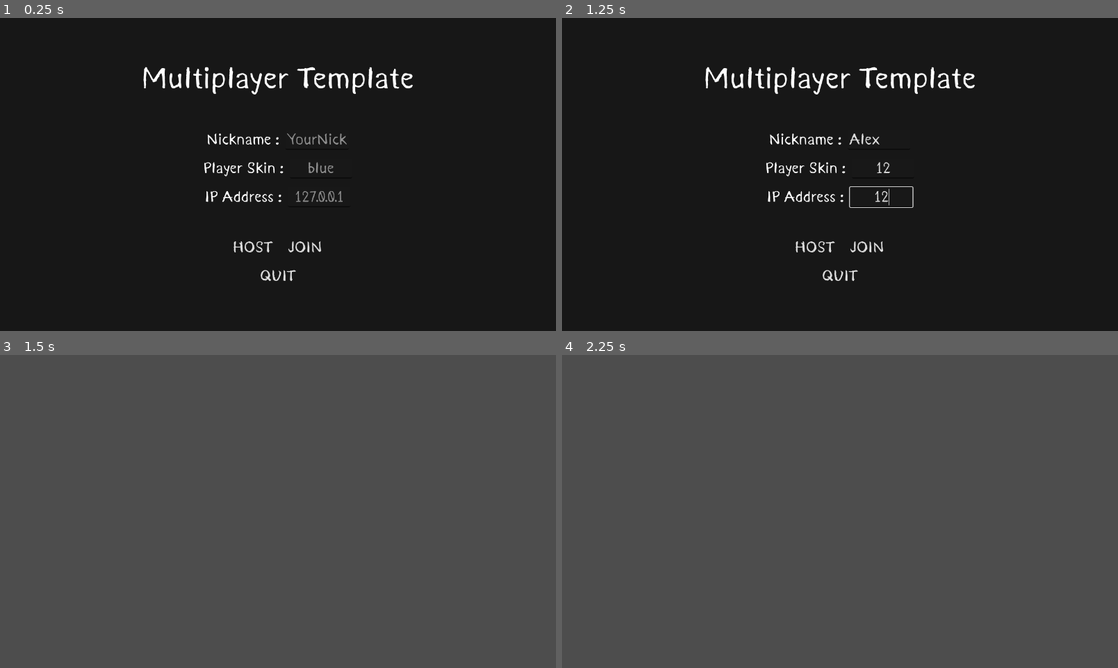
Above: before the commit, frames 1-4 (two rows, left to right).
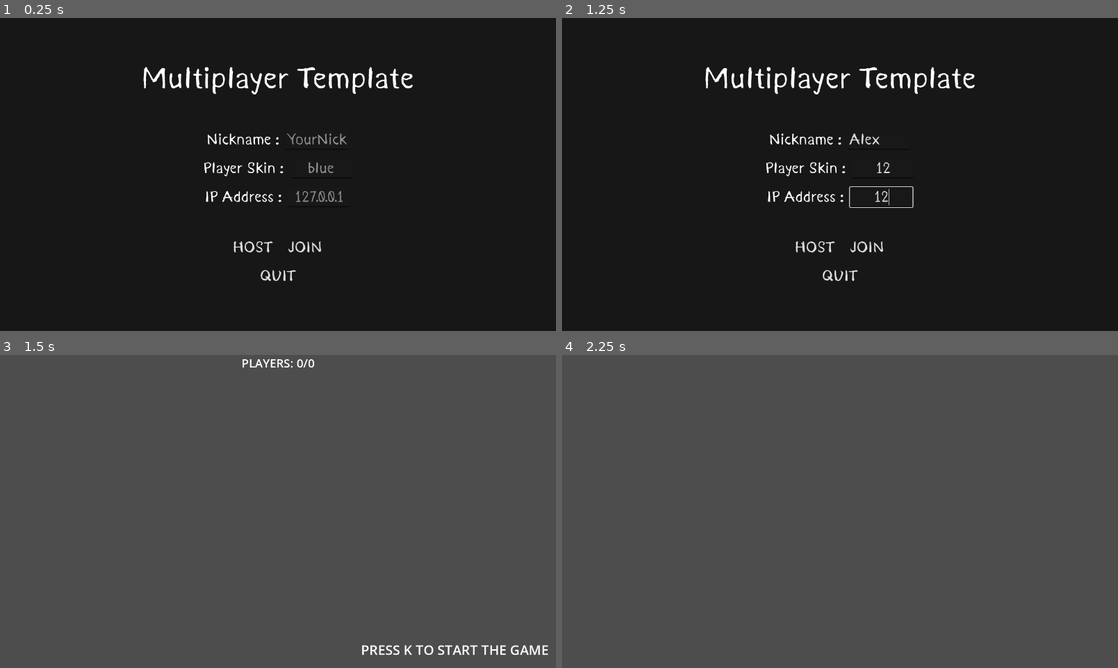
Above: after the commit, the same moments.

Repository: EnesHad/KOTH_VSS
Game: Godot game, scene res://scenes/level/level.tscn
Two runs of this game, one before a commit and one after it. Both use one fixed random seed, a clock stepped at 60 frames per second and the inputs below.
Inputs (mouse positions are in pixels of both pictures, inside the frame that each line leads up to):
- Up to frame 1 (0.25 s): no input
- Up to frame 2 (1.25 s): click (878, 140) at 0.52 s; type "Alex" at 0.6 s; click (884, 168) at 0.75 s; type "12" at 0.83 s; click (878, 196) at 0.98 s; type "12" at 1.07 s
- Up to frame 3 (1.5 s): click "HOST" at 1.25 s
- Up to frame 4 (2.25 s): tap K (start_game, bound only after the commit) at 2 s; move the mouse to (962, 495) at 2.02 s; hold D (move_right) from 2.03 s (still down); hold Shift (shift) from 2.03 s (still down); click (962, 495) at 2.17 s

Frames 1-2 are identical in both runs. In frame 3, 0.6% of the frame differs, in the area x 43-99%, y 1-96%; in frame 4, nothing differs.

Commit message:
Dodal UI za lobby in še par stvari

Diff:
--- a/project.godot
+++ b/project.godot
@@ -74,6 +74,11 @@
 "events": [Object(InputEventKey,"resource_local_to_scene":false,"resource_name":"","device":-1,"window_id":0,"alt_press …(191 unchanged characters)…
 ]
 }
+start_game={
+"deadzone": 0.2,
+"events": [Object(InputEventKey,"resource_local_to_scene":false,"resource_name":"","device":-1,"window_id":0,"alt_pressed":false,"shift_pressed":false,"ctrl_pressed":false,"meta_pressed":false,"pressed":false,"keycode":0,"physical_keycode":75,"key_label":0,"unicode":107,"location":0,"echo":false,"script":null)
+]
+}
 
 [layer_names]
 
--- a/scenes/level/level.tscn
+++ b/scenes/level/level.tscn
@@ -6,6 +6,7 @@
 [ext_resource type="PackedScene" uid="uid://ccencq0lcd3ph" path="res://scenes/ui/multiplayer_chat_ui.tscn" id="5_x9g3h"]
 [ext_resource type="PackedScene" uid="uid://c75sb7j0tipx0" path="res://scenes/Music/sound_manager.tscn" id="6_vpf64"]
 [ext_resource type="PackedScene" uid="uid://bx7mq8t8hjn7q" path="res://scenes/ui/main_menu_ui.tscn" id="6_x9g3h"]
+[ext_resource type="PackedScene" uid="uid://csc5dlximxjn7" path="res://scenes/ui/lobby_ui.tscn" id="7_wcngd"]
 
 [sub_resource type="PlaneMesh" id="PlaneMesh_r5xs5"]
 size = Vector2(90, 90)
@@ -16,8 +17,23 @@
 [sub_resource type="BoxShape3D" id="BoxShape3D_x3h1o"]
 size = Vector3(90, 0.05, 90)
 
+[sub_resource type="ProceduralSkyMaterial" id="ProceduralSkyMaterial_wcngd"]
+sky_top_color = Color(0.46442527, 0.46797276, 0.15201652, 1)
+sky_horizon_color = Color(0.6997993, 0.6677214, 0.33881256, 1)
+ground_bottom_color = Color(0.69803923, 0.10980392, 0.003921569, 1)
+ground_horizon_color = Color(0.8392157, 0.8784314, 0.3647059, 1)
+
+[sub_resource type="Sky" id="Sky_xv074"]
+sky_material = SubResource("ProceduralSkyMaterial_wcngd")
+
 [sub_resource type="Environment" id="Environment_qb4jd"]
-fog_enabled = true
+background_mode = 2
+sky = SubResource("Sky_xv074")
+
+[sub_resource type="BoxMesh" id="BoxMesh_wcngd"]
+
+[sub_resource type="BoxShape3D" id="BoxShape3D_xv074"]
+size = Vector3(0.991333, 1, 0.9946289)
 
 [node name="Level" type="Node3D"]
 script = ExtResource("1_e1sh7")
@@ -43,7 +59,24 @@
 shadow_enabled = true
 shadow_blur = 0.5
 
+[node name="SIGN" type="StaticBody3D" parent="Environment"]
+transform = Transform3D(1, 0, 0, 0, 1, 0, 0, 0, 1, 0, 0.42746484, -0.116693735)
+
+[node name="MeshInstance3D" type="MeshInstance3D" parent="Environment/SIGN"]
+transform = Transform3D(-0.044502247, 0, -4.998762, 0, 4.9999995, 0, 1.9995047, 0, -0.11125561, -3.5204368, 2.0202188, 16.48149)
+mesh = SubResource("BoxMesh_wcngd")
+
+[node name="CollisionShape3D" type="CollisionShape3D" parent="Environment/SIGN"]
+transform = Transform3D(1, 0, 0, 0, 1, 0, 0, 0, 1, -0.002380371, 0, 0.0026855469)
+shape = SubResource("BoxShape3D_xv074")
+
+[node name="Label3D" type="Label3D" parent="Environment/SIGN"]
+transform = Transform3D(1, 0, 0, 0, 1, 0, 0, 0, 1, -3.6837304, 1.6116306, 15.707033)
+
 [node name="PlayersContainer" type="Node3D" parent="."]
+
+[node name="lobby_ui" parent="." instance=ExtResource("7_wcngd")]
+z_index = -1
 
 [node name="MainMenuUI" parent="." instance=ExtResource("6_x9g3h")]
 visible = false
--- /dev/null
+++ b/scenes/ui/lobby_ui.tscn
@@ -0,0 +1,41 @@
+[gd_scene load_steps=2 format=3 uid="uid://csc5dlximxjn7"]
+
+[ext_resource type="Script" uid="uid://itoc3rgbnqy5" path="res://scripts/lobby_ui.gd" id="1_t04ke"]
+
+[node name="lobby_ui" type="Control"]
+layout_mode = 3
+anchors_preset = 15
+anchor_right = 1.0
+anchor_bottom = 1.0
+grow_horizontal = 2
+grow_vertical = 2
+mouse_filter = 2
+script = ExtResource("1_t04ke")
+
+[node name="PlayersCount" type="Label" parent="."]
+layout_mode = 1
+anchors_preset = 5
+anchor_left = 0.5
+anchor_right = 0.5
+offset_left = -84.0
+offset_right = 84.0
+offset_bottom = 37.0
+grow_horizontal = 2
+theme_override_font_sizes/font_size = 27
+text = "PLAYERS: 0/0"
+
+[node name="StartLabel" type="Label" parent="."]
+layout_mode = 1
+anchors_preset = 8
+anchor_left = 0.5
+anchor_top = 0.5
+anchor_right = 0.5
+anchor_bottom = 0.5
+offset_left = 191.0
+offset_top = 296.0
+offset_right = 623.0
+offset_bottom = 340.0
+grow_horizontal = 2
+grow_vertical = 2
+theme_override_font_sizes/font_size = 31
+text = "PRESS K TO START THE GAME"
--- a/scripts/level.gd
+++ b/scripts/level.gd
@@ -9,6 +9,7 @@
 
 var chat_visible = false
 var inventory_visible = false
+var player_count := 0
 
 func _ready():
 	$SoundManager/In_game_music.play()
@@ -42,6 +43,7 @@
 func _on_host_pressed(nickname: String, skin: String):
 	main_menu.hide_menu()
 	Network.start_host(nickname, skin)
+	$lobby_ui/StartLabel.show()
 
 func _on_join_pressed(nickname: String, skin: String, address: String):
 	main_menu.hide_menu()
@@ -65,6 +67,9 @@
 	var skin_enum = player_info["skin"]
 	player.set_player_skin(skin_enum)
 
+	player_count += 1
+	rpc("_sync_player_count", player_count)
+
 func get_spawn_point() -> Vector3:
 	var spawn_point = Vector2.from_angle(randf() * 2 * PI) * 10 # spawn radius
 	return Vector3(spawn_point.x, 0, spawn_point.y)
@@ -72,6 +77,10 @@
 func _remove_player(id):
 	if not multiplayer.is_server() or not players_container.has_node(str(id)):
 		return
+
+	player_count -= 1
+	rpc("_sync_player_count", player_count)
+
 	var player_node = players_container.get_node(str(id))
 	if player_node:
 		player_node.queue_free()
@@ -180,3 +189,10 @@
 		print("=====================")
 	else:
 		print("No inventory found for local player")
+
+@rpc("any_peer", "call_local")
+func _sync_player_count(count: int):
+	player_count = count
+	# Access the UI node and update the label
+	var ui = $lobby_ui  # ⚠️ replace with the real path!
+	ui.update_player_count(count)
--- /dev/null
+++ b/scripts/lobby_ui.gd
@@ -0,0 +1,25 @@
+extends Control
+
+@onready var players_count: Label = $PlayersCount
+@onready var time_left: Label = $TimeLeft
+@onready var start_label: Label = $StartLabel
+
+var player_count = 0
+
+# Called when the node enters the scene tree for the first time.
+func _ready() -> void:
+	start_label.visible = false
+
+
+# Called every frame. 'delta' is the elapsed time since the previous frame.
+func _process(delta: float) -> void:
+	pass
+
+#HERE IS THE COUNT FOR PLAYERS
+func update_player_count(count: int) -> void:
+	players_count.text = "Players: %d" % count
+
+#HERE IS THE EVENT HANDELER TO CHANGE TE SCENE
+func _input(event):
+	if event.is_action_pressed("start_game"):
+		get_tree().change_scene_to_file("res://scenes/ui/multiplayer_chat_ui.tscn") #TLE SPREMENI POT NA MAPO
Not shown: 1 places in scenes/level/level.tscn that only renumber resources
Not shown: 1 places in scenes/ui/inventory_ui.tscn that only renumber resources
Not shown, added: scripts/lobby_ui.gd.uid
Not shown, added: scenes/ui/lobby_ui.tscn2241034708.tmp
